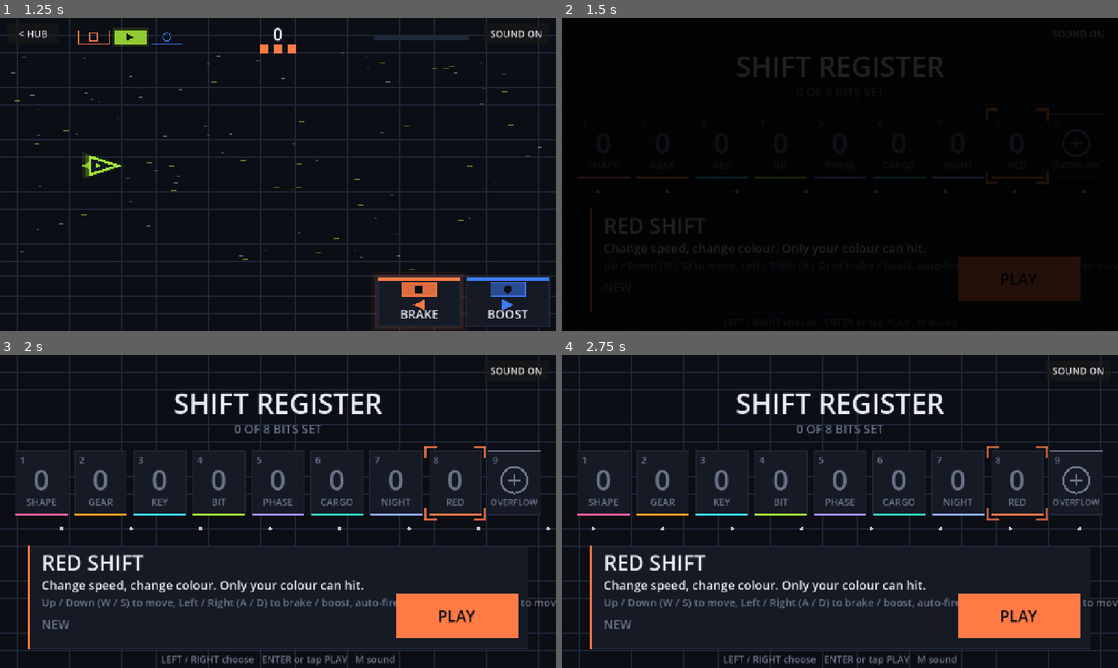
Above: before the commit, frames 1-4 (two rows, left to right).
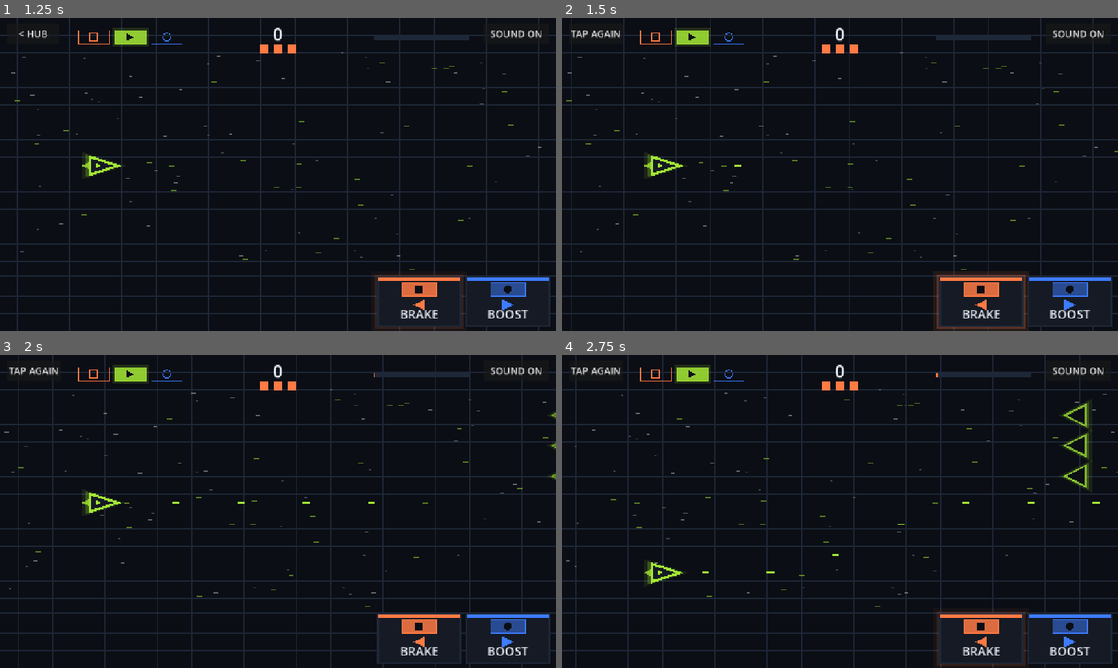
Above: after the commit, the same moments.

Repository: iladin/game-off-2026
Game: Godot game, scene res://main.tscn
The game is run twice, just before and just after one commit, with the same random seed, the same clock (stepped at 60 frames per second) and the same inputs.
Inputs (mouse positions are in pixels of both pictures, inside the frame that each line leads up to):
- Up to frame 1 (1.25 s): tap Enter (ui_accept) at 0.5, 0.77 s; move the mouse to (400, 158) at 0.52 s; hold Right (ui_right) from 0.53 s (still down); tap Space at 0.6 s; click (400, 158) at 0.67 s
- Up to frame 2 (1.5 s): release Right (ui_right) at 1.25 s; click (595, 39) at 1.27 s
- Up to frame 3 (2 s): no input
- Up to frame 4 (2.75 s): drag from (728, 527) to (812, 574) at 2.02 s

Frame 1 is identical in both runs. In frame 2, 15% of the frame differs, in the area x 0-100%, y 0-100%; in frame 3, 16%; in frame 4, 16%.

Commit message:
Shared: 96 px HUB/SOUND touch targets; HUB asks TAP AGAIN mid-round (T-0069)
The visual HUB and SOUND buttons stay 48 px and now ignore the mouse; an
invisible flat button 96 px tall (y 0..96, 8 px wider each side) sits over
each and follows its visibility. While a round is live (a game running and
no result card), the first HUB tap arms and the label reads TAP AGAIN; a
second tap within 1.5 s (real time) goes to the hub; after that the label
reverts to "< HUB". Result card HUB and Esc/M/P keys unchanged.
New pure shared/ui_rules.gd (UiRules.hub_tap, hub_armed, CONFIRM_WINDOW,
HIT_HEIGHT) and shared/ui_selftest.gd.

accept (QA verify R0020, PASS):
- hit areas >= 96 px tall, visual unchanged: PASS (runtime rects HUB
  P(8,0) S(136,96), SOUND P(1106,0) S(166,96); visual still 48 px; shot)
- HUB second tap within 1.5 s mid-round, label TAP AGAIN: PASS (ui_selftest
  SELFTEST OK; xvfb click test: tap 1 TAP AGAIN, tap 2 to hub, 1.7 s re-arms)
- keyboard path unchanged: PASS (_input untouched; Esc still direct)
- check.sh hub and one game: PASS (hub, uppercase, redshift)

Studio run R0020.

Co-Authored-By: Claude Opus 5.5 <noreply@anthropic.com>
Claude-Session: https://claude.ai/code/session_016YmgZiZS8eR9bfVbBEMtQy

Diff:
--- a/shared/arcade.gd
+++ b/shared/arcade.gd
@@ -34,6 +34,7 @@
 const AUTOPLAY_RESTART_DELAY := 0.5
 const TOUR_SECONDS := 3.0
 const GauntletRules := preload("res://shared/gauntlet_rules.gd")
+const UiRules := preload("res://shared/ui_rules.gd")
 const OVERFLOW_SLUG := "overflow"
 const GOOD := Color("ffd34d")
 const CARD_TIME := 0.6 ## gauntlet interstitial card
@@ -53,6 +54,8 @@
 var _fade: ColorRect
 var _hud: CanvasLayer
 var _back_btn: Button
+var _back_hit: Button
+var _hub_armed_at := -1.0 ## UiRules.hub_tap state (real seconds), -1 = not armed
 var _mute_btn: Button
 var _pause_overlay: Control
 var _result: Control
@@ -166,6 +169,8 @@
 # --- Scene switching -------------------------------------------------------------
 
 func to_hub() -> void:
+	_hub_armed_at = -1.0
+	_back_btn.text = "< HUB"
 	current_slug = ""
 	_gauntlet = {}
 	_gauntlet_game = null
@@ -527,6 +532,42 @@
 	_pause_overlay.visible = on
 
 
+## Invisible 96 px tall touch target over a 48 px visual button (visible only when the button is).
+func _make_hit_area(vis: Button) -> Button:
+	var h := Button.new()
+	h.flat = true
+	h.focus_mode = Control.FOCUS_NONE
+	h.add_theme_stylebox_override("normal", StyleBoxEmpty.new())
+	h.add_theme_stylebox_override("hover", StyleBoxEmpty.new())
+	h.add_theme_stylebox_override("pressed", StyleBoxEmpty.new())
+	h.add_theme_stylebox_override("focus", StyleBoxEmpty.new())
+	h.position = Vector2(vis.position.x - 8.0, 0.0)
+	h.size = Vector2(vis.size.x + 16.0, UiRules.HIT_HEIGHT)
+	h.custom_minimum_size = h.size
+	_hud.add_child(h)
+	vis.visibility_changed.connect(func() -> void: h.visible = vis.visible)
+	h.visible = vis.visible
+	return h
+
+
+func _now_s() -> float:
+	return Time.get_ticks_msec() / 1000.0
+
+
+## HUB button: mid-round needs a second tap within UiRules.CONFIRM_WINDOW.
+func _on_hub_pressed() -> void:
+	var live := current_slug != "" and not _result.visible
+	var step := UiRules.hub_tap(live, _now_s(), _hub_armed_at)
+	_hub_armed_at = step["armed_at"]
+	if step["go"]:
+		_back_btn.text = "< HUB"
+		Synth.sfx("back")
+		to_hub()
+	else:
+		_back_btn.text = "TAP AGAIN"
+		Synth.sfx("select")
+
+
 func _toggle_mute() -> void:
 	Synth.set_muted(not Synth.muted)
 	_mute_btn.text = "SOUND OFF" if Synth.muted else "SOUND ON"
@@ -547,6 +588,9 @@
 # --- Screenshots -----------------------------------------------------------------
 
 func _process(delta: float) -> void:
+	if _hub_armed_at >= 0.0 and not UiRules.hub_armed(_now_s(), _hub_armed_at):
+		_hub_armed_at = -1.0
+		_back_btn.text = "< HUB"
 	_gauntlet_tick(delta)
 	_card_tick(delta)
 	_reg_tick(delta)
@@ -578,9 +622,9 @@
 	_back_btn = _make_button("< HUB", Vector2(120, 48))
 	_back_btn.position = Vector2(16, 12)
 	_hud.add_child(_back_btn)
-	_back_btn.pressed.connect(func() -> void:
-		Synth.sfx("back")
-		to_hub())
+	_back_btn.mouse_filter = Control.MOUSE_FILTER_IGNORE # the 96 px hit button below takes the taps
+	_back_hit = _make_hit_area(_back_btn)
+	_back_hit.pressed.connect(_on_hub_pressed)
 	_back_btn.visible = false
 	_gauntlet_label = _make_label("", 28, GOOD)
 	# Left gutter (x 0-165, y 74+) is outside every game's HUD (art bible: HUD lives in x 170-1090).
@@ -605,7 +649,8 @@
 	_mute_btn = _make_button("SOUND ON", Vector2(150, 48))
 	_mute_btn.position = Vector2(1280 - 16 - 150, 12)
 	_hud.add_child(_mute_btn)
-	_mute_btn.pressed.connect(_toggle_mute)
+	_mute_btn.mouse_filter = Control.MOUSE_FILTER_IGNORE
+	_make_hit_area(_mute_btn).pressed.connect(_toggle_mute)
 	_mute_btn.text = "SOUND OFF" if Synth.muted else "SOUND ON"
 
 	_pause_overlay = _make_panel(Color(0, 0, 0, 0.7))
--- /dev/null
+++ b/shared/ui_rules.gd
@@ -0,0 +1,23 @@
+extends RefCounted
+## Pure rules for the shared HUB button's mid-round confirm (no nodes, no autoloads).
+##
+##   const U := preload("res://shared/ui_rules.gd")
+##   var step := U.hub_tap(live, now_s, armed_at)   # armed_at: -1.0 when not armed
+##   step["go"]  -> leave to the hub now;  step["armed_at"] -> store for the next tap
+##   U.hub_armed(now_s, armed_at)                    # true while the TAP AGAIN window is open
+##
+## While a round is live the first HUB tap only arms (label TAP AGAIN); a second tap within
+## CONFIRM_WINDOW seconds goes. Not live (result card, hub): one tap goes. Esc is not affected.
+
+const CONFIRM_WINDOW := 1.5
+const HIT_HEIGHT := 96.0 ## touch hit area of the HUB/SOUND buttons (visual stays 48)
+
+
+static func hub_armed(now: float, armed_at: float) -> bool:
+	return armed_at >= 0.0 and now - armed_at <= CONFIRM_WINDOW
+
+
+static func hub_tap(live: bool, now: float, armed_at: float) -> Dictionary:
+	if not live or hub_armed(now, armed_at):
+		return {"go": true, "armed_at": -1.0}
+	return {"go": false, "armed_at": now}
--- /dev/null
+++ b/shared/ui_selftest.gd
@@ -0,0 +1,18 @@
+extends SceneTree
+## Run: $GODOT --headless --path . --script res://shared/ui_selftest.gd
+
+const U := preload("res://shared/ui_rules.gd")
+
+
+func _init() -> void:
+	var a := U.hub_tap(true, 10.0, -1.0) # live, first tap: arm only
+	assert(not a["go"] and a["armed_at"] == 10.0)
+	var b := U.hub_tap(true, 11.4, a["armed_at"]) # second tap inside 1.5 s: go
+	assert(b["go"] and b["armed_at"] == -1.0)
+	var c := U.hub_tap(true, 11.6, a["armed_at"]) # too late: re-arm
+	assert(not c["go"] and c["armed_at"] == 11.6)
+	assert(U.hub_tap(false, 5.0, -1.0)["go"]) # result card / hub: one tap
+	assert(U.hub_armed(10.5, 10.0) and not U.hub_armed(11.6, 10.0) and not U.hub_armed(1.0, -1.0))
+	assert(U.HIT_HEIGHT >= 96.0)
+	print("SELFTEST OK")
+	quit()
Not shown, added: shared/ui_rules.gd.uid
Not shown, added: shared/ui_selftest.gd.uid
